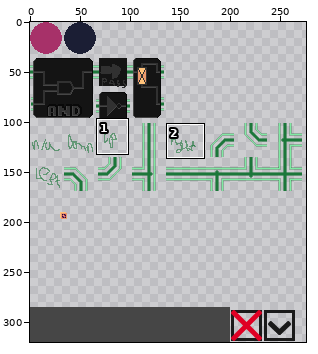
Edited in one commit: sprite sheet (assets/sprite_map.png). The picture above shows the old version from afar; the outline marks the close-up.
Close-up. The starting point:
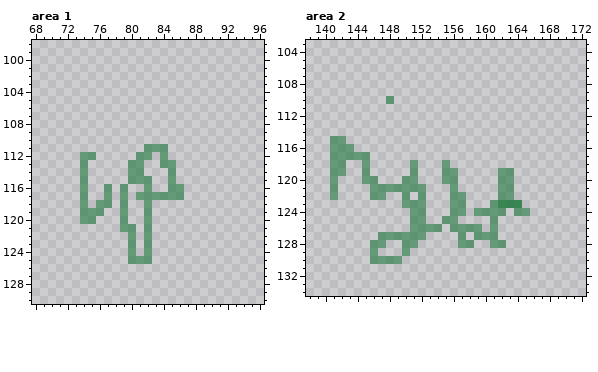
The file is 320x320 pixels. Pixels under 10% opacity are left out. Colours within 5 levels of each other are drawn and written as one. Shown: area 1: x 68..96, y 98..130; area 2: x 138..172, y 103..134. The wide view leaves out empty margins. The commit also changed other parts of the picture, which this record leaves out.
And afterwards:
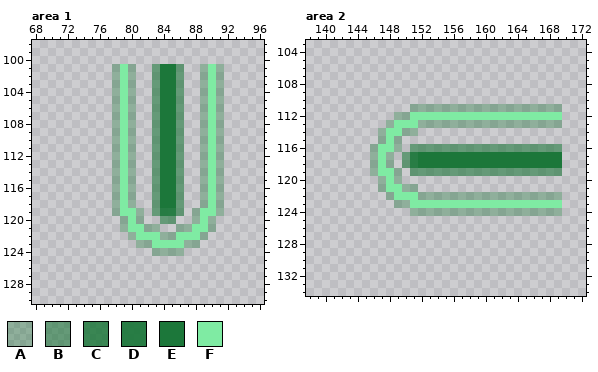
Palette (. is transparent): A #1c773a5a  B #1c773a96  C #1c773ad4  D #1c773aed  E #1c773a  F #7feba3
Diff:
--- area 1
@@ x 68..96 @@
 100 .............................
-101 .............................
-102 .............................
-103 .............................
-104 .............................
-105 .............................
-106 .............................
-107 .............................
-108 .............................
-109 .............................
-110 .............................
-111 ..............BBB............
-112 ......BB.....BB.B............
-113 ......B.....BB..BB...........
-114 ......B.....BB...B...........
-115 ......B.....BBB..B...........
-116 ......B..B.B..B..BB..........
-117 ......B..B.B.BBBBBB..........
-118 ......B.BB.B..B..............
-119 ......BBB..B..B..............
-120 ......BB...B..B..............
-121 ...........BB.B..............
-122 ............B.B..............
-123 ............B.B..............
-124 ............B.B..............
-125 ............BBB..............
+101 ..........AFA..BEEB..AFA.....
+102 ..........AFA..BEEB..AFA.....
+103 ..........AFA..BEEB..AFA.....
+104 ..........AFA..BEEB..AFA.....
+105 ..........AFA..BEEB..AFA.....
+106 ..........AFA..BEEB..AFA.....
+107 ..........AFA..BEEB..AFA.....
+108 ..........AFA..BEEB..AFA.....
+109 ..........AFA..BEEB..AFA.....
+110 ..........AFA..BEEB..AFA.....
+111 ..........AFA..BEEB..AFA.....
+112 ..........AFA..BEEB..AFA.....
+113 ..........AFA..BEEB..AFA.....
+114 ..........AFA..BEEB..AFA.....
+115 ..........AFA..BEEB..AFA.....
+116 ..........AFA..BEEB..AFA.....
+117 ..........AFA..BEEB..AFA.....
+118 ..........AFA..BEEB..AFA.....
+119 ..........AFFA.BDDB.AFFA.....
+120 ...........AFA..BB..AFA......
+121 ...........AFFAA..AAFFA......
+122 ............AFFFAAFFFA.......
+123 .............AAFFFFAA........
+124 ...............AAAA..........
+125 .............................
 126 .............................
--- area 2
@@ x 138..172 @@
 109 ...................................
-110 ..........B........................
-111 ...................................
-112 ...................................
-113 ...................................
-114 ...................................
-115 ...BB..............................
-116 ...BBB.............................
-117 ...BBBBB...........................
-118 ...BB..B.....B...B.................
-119 ...BB..B.....B...BB.....BB.........
-120 ...B...BB...BB...BB.....BB.........
-121 ...B....BBBBBBB...B.....BB.........
-122 ...B....BB..B.B...BB....BB.........
-123 ............BBB...BB...BCCC........
-124 .............BB...BB.BBBB.BB.......
-125 .............BB..BB....B...........
-126 .............BBBB.BBBB.B...........
-127 .........BBBBBB....B.BBB...........
-128 ........BB..BB.....BB..BB..........
-129 ........B...B......................
-130 ........BBBB.......................
+110 ...................................
+111 .............AAAAAAAAAAAAAAAAAAA...
+112 ...........AAFFFFFFFFFFFFFFFFFFF...
+113 ..........AFFFAAAAAAAAAAAAAAAAAA...
+114 .........AFFAA.....................
+115 .........AFA.......................
+116 ........AFFA.BBBBBBBBBBBBBBBBBBB...
+117 ........AFA.BDEEEEEEEEEEEEEEEEEE...
+118 ........AFA.BDEEEEEEEEEEEEEEEEEE...
+119 ........AFFA.BBBBBBBBBBBBBBBBBBB...
+120 .........AFA.......................
+121 .........AFFAA.....................
+122 ..........AFFFAAAAAAAAAAAAAAAAAA...
+123 ...........AAFFFFFFFFFFFFFFFFFFF...
+124 .............AAAAAAAAAAAAAAAAAAA...
+125 ...................................
+126 ...................................
+127 ...................................
+128 ...................................
+129 ...................................
+130 ...................................
 131 ...................................
